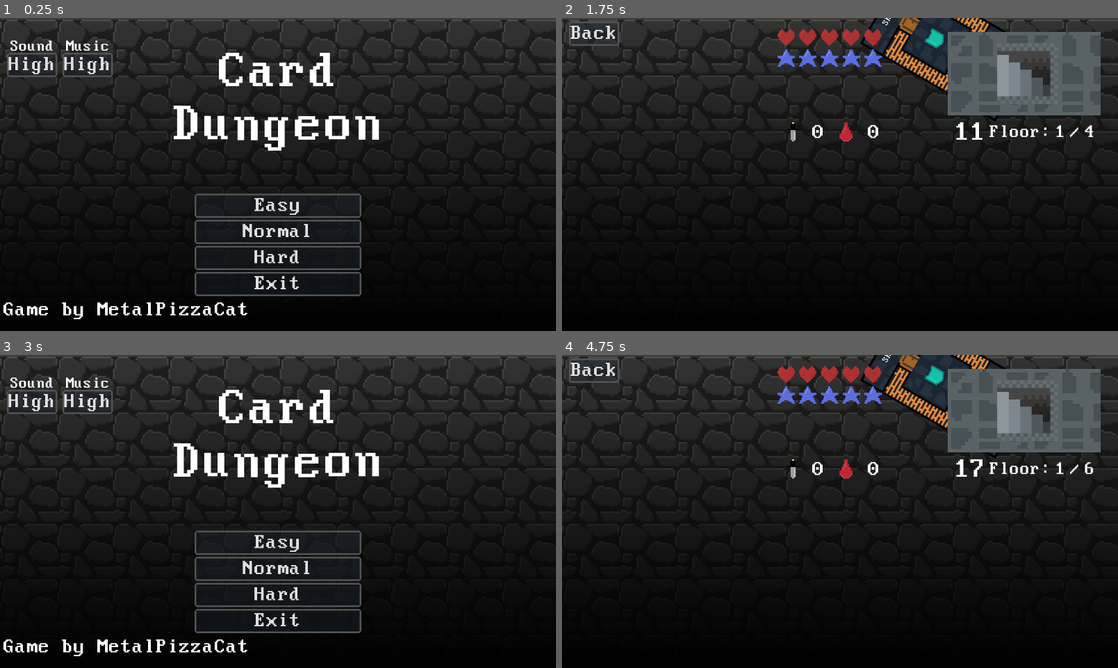
Above: before the commit, frames 1-4 (two rows, left to right).
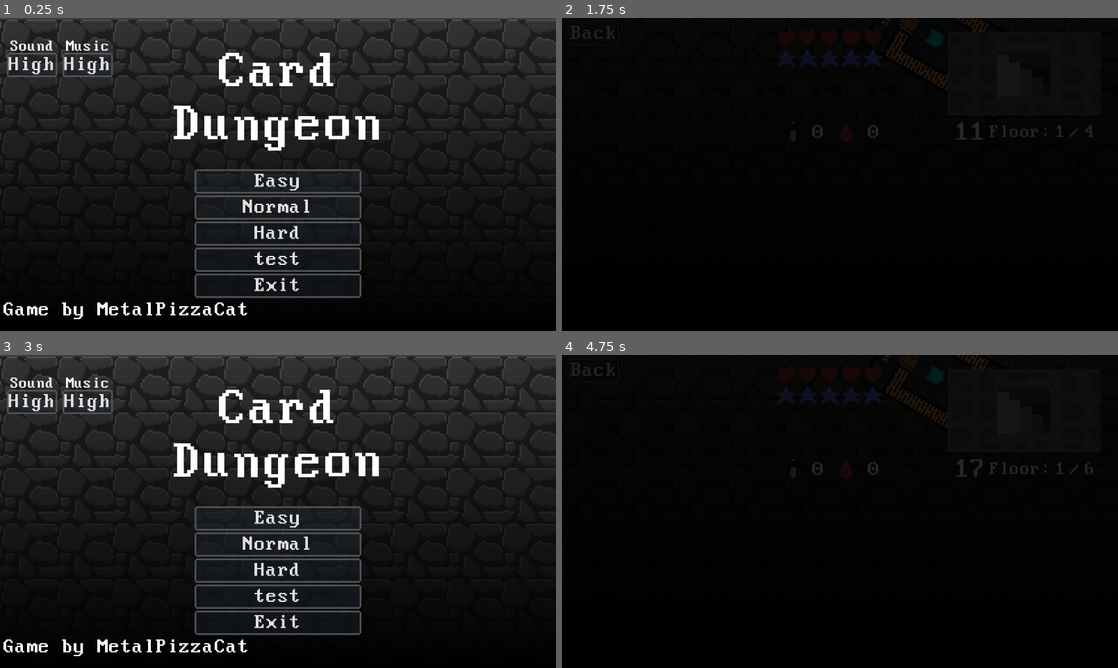
Above: after the commit, the same moments.

Repository: MetalPizzaCat/card-dungeon
Game: Godot game, scene res://scenes/main_menu.tscn
Same seed, same stepped clock (60 frames per second), same inputs: the game is played once before the commit and once after it.
Inputs (mouse positions are in pixels of both pictures, inside the frame that each line leads up to):
- Up to frame 1 (0.25 s): no input
- Up to frame 2 (1.75 s): click "Easy" at 0.5 s; click "Easy" at 1.25 s
- Up to frame 3 (3 s): click (100, 570) at 2.02 s; click "Back" at 2.75 s
- Up to frame 4 (4.75 s): click "Normal" at 3.5 s; click "Normal" at 4.25 s

The runs differ from the first frame. In frame 1, 3.8% of the frame differs, in the area x 35-65%, y 48-90%; in frame 2, 37%; in frame 3, 3.8%; in frame 4, 37%, in the area x 0-100%, y 0-59%.

Commit message:
quick fixes

Diff:
--- a/cards/fire.tres
+++ b/cards/fire.tres
@@ -6,7 +6,7 @@
 [resource]
 script = ExtResource("2_jemk5")
 name = "Fire"
-description = "Remove next player card from the deck"
+description = "Remove next played card from the deck"
 health_cost = 0
 mana_cost = 2
 effect = 6
--- a/difficulties/hard.tres
+++ b/difficulties/hard.tres
@@ -15,13 +15,14 @@
 [ext_resource type="Resource" uid="uid://dnr0kp7rog5rf" path="res://cards/slime.tres" id="11_ykdsf"]
 [ext_resource type="Resource" uid="uid://dghtc0rhr2v8j" path="res://cards/rat.tres" id="12_h46gk"]
 [ext_resource type="Resource" uid="uid://cglp2bdj81uj4" path="res://cards/elixir.tres" id="14_bnkp6"]
+[ext_resource type="Resource" uid="uid://bag17xw2urr58" path="res://cards/fire.tres" id="14_sghbn"]
 [ext_resource type="Resource" uid="uid://mec1ortjx0gn" path="res://cards/skel.tres" id="15_s3kgj"]
 [ext_resource type="Resource" uid="uid://b46qhrwy6ygy3" path="res://cards/ratbell.tres" id="16_1jbwn"]
 [ext_resource type="Resource" uid="uid://c556oggh6qvms" path="res://cards/ritual.tres" id="17_bqbx6"]
 
 [sub_resource type="Resource" id="Resource_660gm"]
 script = ExtResource("1_n6ias")
-cards = Array[ExtResource("2_i36yr")]([ExtResource("3_1o2x8" …(204 unchanged characters)… rce("11_ykdsf"), ExtResource("12_h46gk")])
+cards = Array[ExtResource("2_i36yr")]([ExtResource("3_1o2x8" …(204 unchanged characters)… rce("11_ykdsf"), ExtResource("12_h46gk"), ExtResource("6_u3dim"), ExtResource("14_sghbn"), ExtResource("14_sghbn")])
 
 [sub_resource type="Resource" id="Resource_e4jkx"]
 script = ExtResource("1_n6ias")
--- a/difficulties/normal.tres
+++ b/difficulties/normal.tres
@@ -26,7 +26,7 @@
 
 [sub_resource type="Resource" id="Resource_gpv0j"]
 script = ExtResource("1_wkt5l")
-cards = Array[ExtResource("2_5sq3w")]([ExtResource("9_5i74c"), ExtResource("10_y8gl1"), ExtResource("11_mtbnk"), ExtResource("7_omr8o"), ExtResource("6_2usil")])
+cards = Array[ExtResource("2_5sq3w")]([ExtResource("9_5i74c"), ExtResource("10_y8gl1"), ExtResource("11_mtbnk"), ExtResource("7_omr8o"), ExtResource("6_2usil"), ExtResource("11_mtbnk")])
 
 [sub_resource type="Resource" id="Resource_7q6h2"]
 script = ExtResource("1_wkt5l")
--- a/difficulties/test.tres
+++ b/difficulties/test.tres
@@ -8,7 +8,7 @@
 
 [sub_resource type="Resource" id="Resource_sy262"]
 script = ExtResource("1_8y3wc")
-cards = Array[ExtResource("2_aybfc")]([ExtResource("3_t6qp3"), ExtResource("4_uifbk")])
+cards = Array[ExtResource("2_aybfc")]([ExtResource("3_t6qp3"), ExtResource("4_uifbk"), ExtResource("3_t6qp3")])
 
 [resource]
 script = ExtResource("10_5nobc")
--- a/scenes/dungeon.gd
+++ b/scenes/dungeon.gd
@@ -18,6 +18,7 @@
 
 var used_cards: Array[DiscardedCardControl] = []
 var deck: Array[Card] = []
+var bad_cards : Array[Card] = []
 
 var deck_size: int:
 	get:
@@ -77,9 +78,10 @@
 		card_pool = possible_cards.filter(func(p : Card) : return p.background == Card.BackgroundType.ITEM || p.background == Card.BackgroundType.SPELL)
 	else:
 		card_pool = possible_cards
+	card_pool = card_pool.filter(func(p : Card):return p not in bad_cards)
 	if card_pool.is_empty():
 		card_pool = [health_card]
-	var card = card_pool.pick_random()
+	var card = card_pool .pick_random()
 	var playable = card_prefab.instantiate() as PlayableCard
 	hand_box.add_child(playable)
 	playable.move_from_to(
@@ -149,7 +151,7 @@
 			_start_next_round()
 	if player.has_fire:
 		player.has_fire = false
-		possible_cards.erase(card)
+		bad_cards.append(card)
 	if card.mana_cost <= player.mana:
 		player.apply_effect(card)
 
--- a/scenes/dungeon.tscn
+++ b/scenes/dungeon.tscn
@@ -525,6 +525,14 @@
 theme_override_font_sizes/font_size = 64
 text = "55"
 
+[node name="BackButton" type="Button" parent="."]
+layout_mode = 0
+offset_left = 16.0
+offset_top = 8.0
+offset_right = 132.0
+offset_bottom = 64.0
+text = "Back"
+
 [node name="VictoryScreen" type="Control" parent="."]
 anchors_preset = 0
 offset_top = -728.0
@@ -591,7 +599,6 @@
 }
 
 [node name="ColorRect" type="ColorRect" parent="."]
-visible = false
 layout_mode = 1
 anchors_preset = 15
 anchor_right = 1.0
@@ -640,27 +647,10 @@
 stream = ExtResource("30_1en3g")
 bus = &"Sound"
 
-[node name="Card2" parent="." instance=ExtResource("3_efa7a")]
-visible = false
-layout_mode = 1
-offset_left = 968.0
-offset_top = -32.0
-offset_right = 1160.0
-offset_bottom = 328.0
-rotation = -1.54799
-
-[node name="BackButton" type="Button" parent="."]
-layout_mode = 0
-offset_left = 16.0
-offset_top = 8.0
-offset_right = 132.0
-offset_bottom = 64.0
-text = "Back"
-
 [connection signal="died" from="Player" to="." method="_on_player_died"]
 [connection signal="health_changed" from="Player" to="." method="_on_player_health_changed"]
 [connection signal="mana_changed" from="Player" to="." method="_on_player_mana_changed"]
 [connection signal="max_health_changed" from="Player" to="." method="_on_player_max_health_changed"]
 [connection signal="max_mana_changed" from="Player" to="." method="_on_player_max_mana_changed"]
+[connection signal="pressed" from="BackButton" to="." method="_on_back_button_pressed"]
 [connection signal="pressed" from="VictoryScreen/ExitButton" to="." method="_on_exit_button_pressed"]
-[connection signal="pressed" from="BackButton" to="." method="_on_back_button_pressed"]
--- a/scenes/main_menu.tscn
+++ b/scenes/main_menu.tscn
@@ -7,6 +7,7 @@
 [ext_resource type="Script" path="res://game/difficulty.gd" id="3_agm0q"]
 [ext_resource type="Resource" uid="uid://dhjm8j1du734k" path="res://difficulties/easy.tres" id="4_h544q"]
 [ext_resource type="Resource" uid="uid://cirr7njydwnsv" path="res://difficulties/normal.tres" id="5_g73ta"]
+[ext_resource type="Resource" uid="uid://bf123ypktqdsr" path="res://difficulties/test.tres" id="6_2mqf1"]
 [ext_resource type="PackedScene" uid="uid://bcr3d4de0e2be" path="res://scenes/dungeon.tscn" id="6_5uyfd"]
 [ext_resource type="Resource" uid="uid://5x44mnw4vtl3" path="res://difficulties/hard.tres" id="6_asc24"]
 [ext_resource type="PackedScene" uid="uid://c73fmv5je0fpg" path="res://objects/volume_control.tscn" id="10_mmo8x"]
@@ -57,7 +58,7 @@
 grow_vertical = 2
 theme = ExtResource("1_1xn57")
 script = ExtResource("2_k1rnm")
-difficulties = Array[ExtResource("3_agm0q")]([ExtResource("4_h544q"), ExtResource("5_g73ta"), ExtResource("6_asc24")])
+difficulties = Array[ExtResource("3_agm0q")]([ExtResource("4_h544q"), ExtResource("5_g73ta"), ExtResource("6_asc24"), ExtResource("6_2mqf1")])
 card_scene = ExtResource("6_5uyfd")
 
 [node name="TextureRect" type="TextureRect" parent="."]
Not shown: 1 places in difficulties/hard.tres that only renumber resources
Not shown, changed: export_presets.cfg
Not shown: 1 places in scenes/main_menu.tscn that only renumber resources
